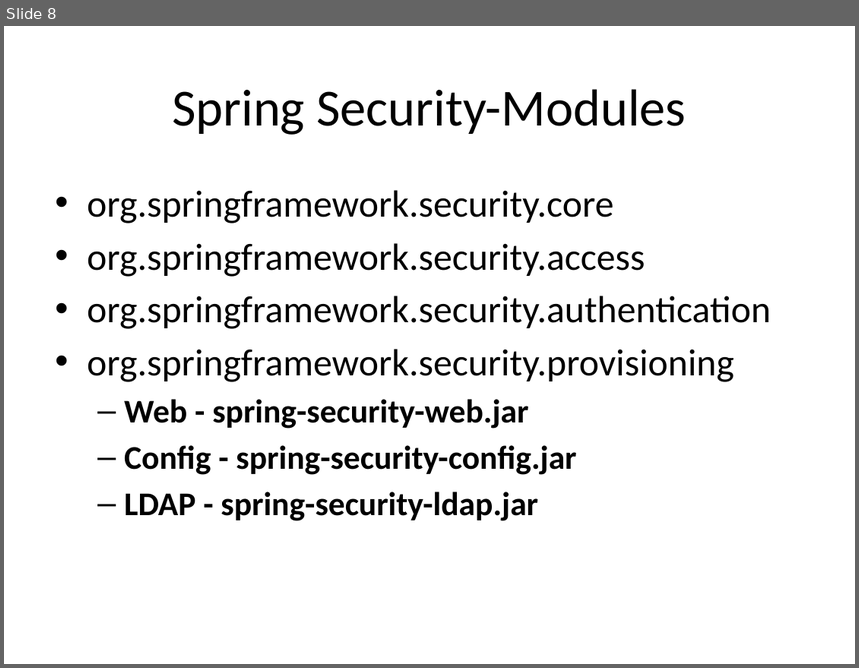
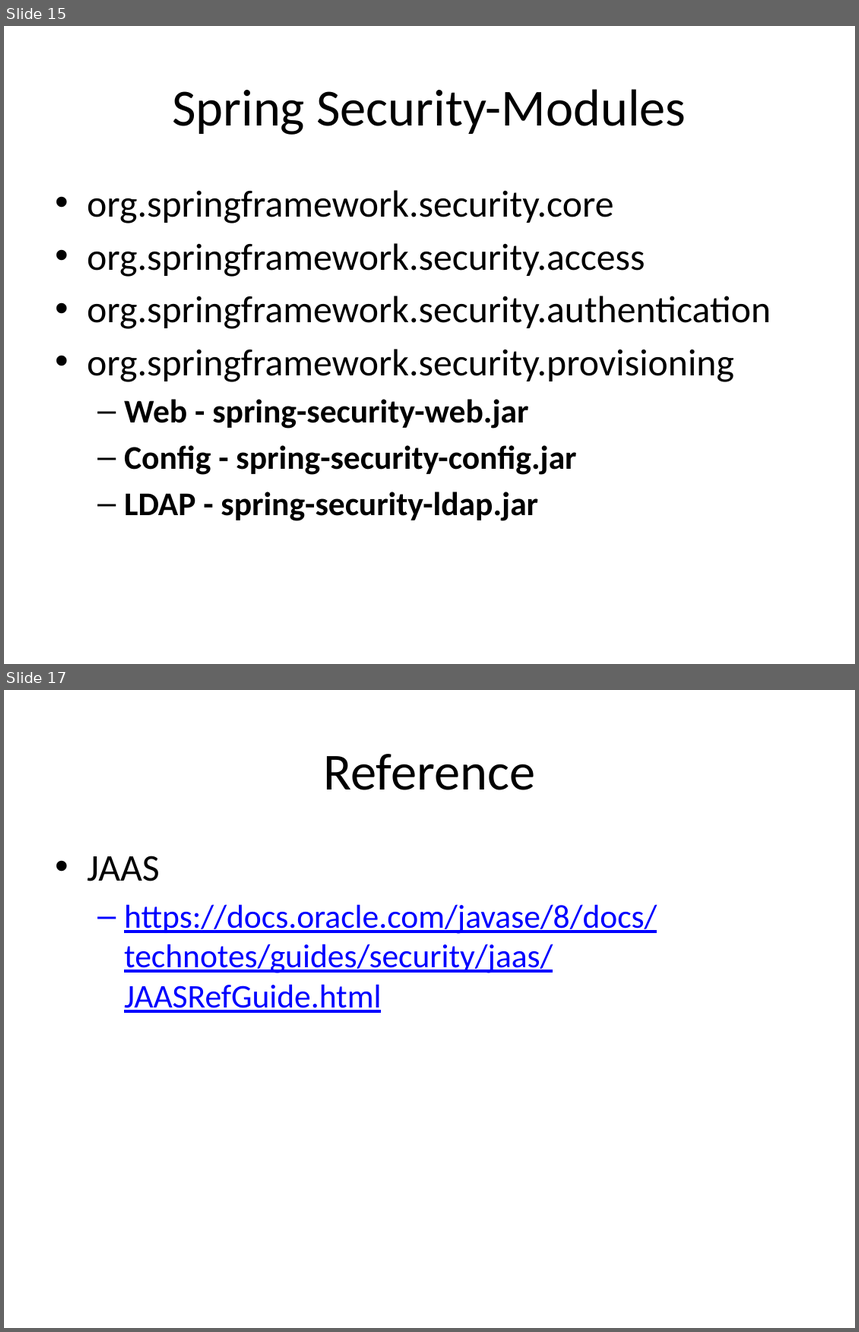
Before and after one commit to xbblcjx/projectdetails, a slide deck: SpringSecurity.pptx. Shown one above the other, each under a label of ours: slide 8 before the commit, slides 15 and 17 after it; the slides between them are not shown. The pictures are 859x668 and 859x1332 pixels, drawn with LibreOffice and Linux fonts; fonts in the diff are those of the drawing. Boxes give left, top, right and bottom in pixels: in the first picture for what was removed or moved away, otherwise in the second. Text is boxed around its words. In the diff, an @@ line names an element or a change of style, - is before the commit and + after.

```diff
--- a/SpringSecurity.pptx
+++ b/SpringSecurity.pptx
@@ slide 17 added at bbox=[4, 690, 855, 1328], background #FFFFFF @@
@@ title added at bbox=[324, 754, 536, 790], 44 pt, text #000000 @@
+Reference
@@ text added at bbox=[87, 856, 657, 1013], 28 pt, text #0000FF, underline @@
+• JAAS
+  – https://docs.oracle.com/javase/8/docs/technotes/guides/security/jaas/JAASRefGuide.html
@@ what was slide 8 is now slide 15 @@
```
Also in this commit, not shown: 8 other slides added.
